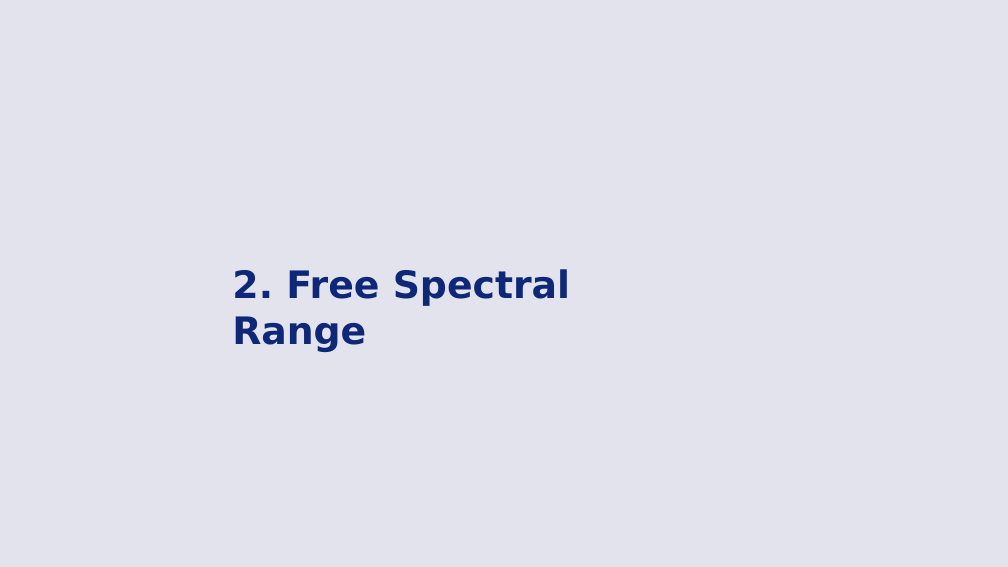
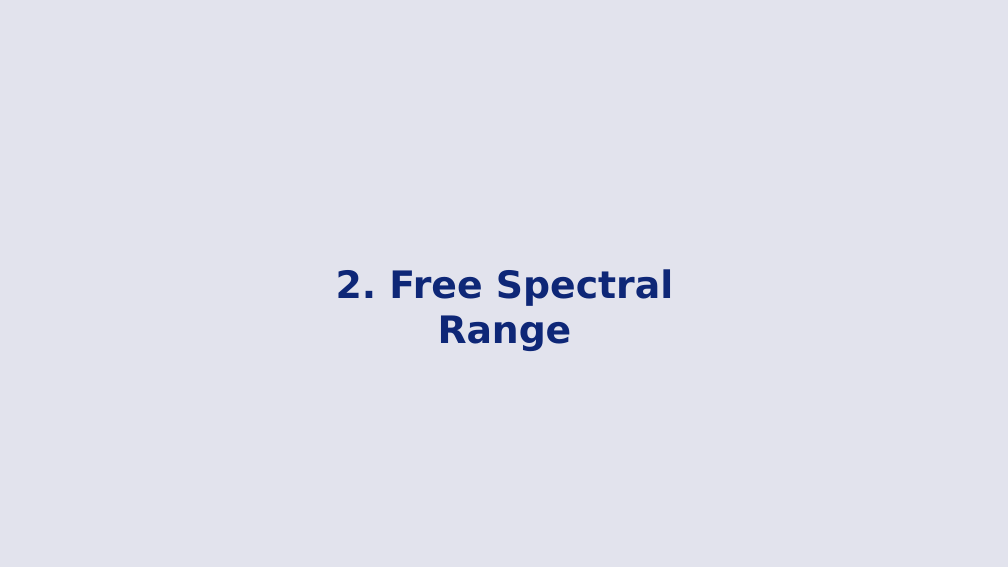
Before and after one commit to EdilbertoElias/Ring-Resonator, a slide deck: slide 16 of Ring Resonator - Apresentação.pptx. Drawn at 1008x567 pixels with LibreOffice and Linux fonts; fonts in the diff are those of the drawing; background and template pictures are left out. Boxes give left, top, right and bottom in pixels: in the first picture for what was removed or moved away, otherwise in the second. Text is boxed around its words. In the diff, an @@ line names an element or a change of style, - is before the commit and + after.

Commit message:
update - Apresentação

```diff
--- a/Ring Resonator - Apresentação.pptx
+++ b/Ring Resonator - Apresentação.pptx
@@ title "2. Free Spectral Range": place and size @@
-title "2. Free Spectral Range" at (232,269,570,352)
+title "2. Free Spectral Range" at (336,269,673,351)
@@ title "2. Free Spectral Range" at (336,269,673,351): alignment left to centre @@
```
Also in this commit, not shown: 2 other slides changed, 2 slides added, 1 other file.
